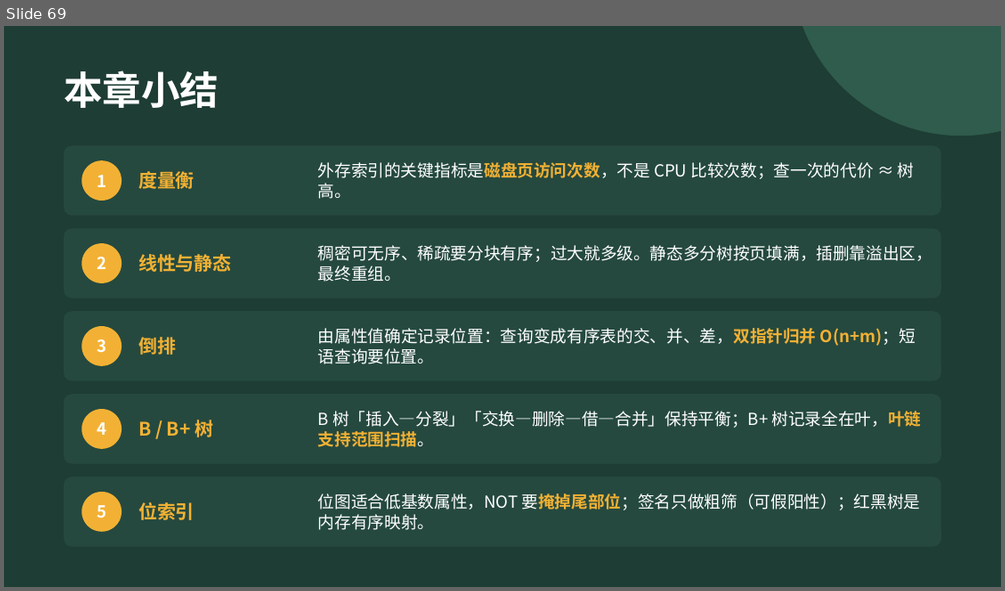
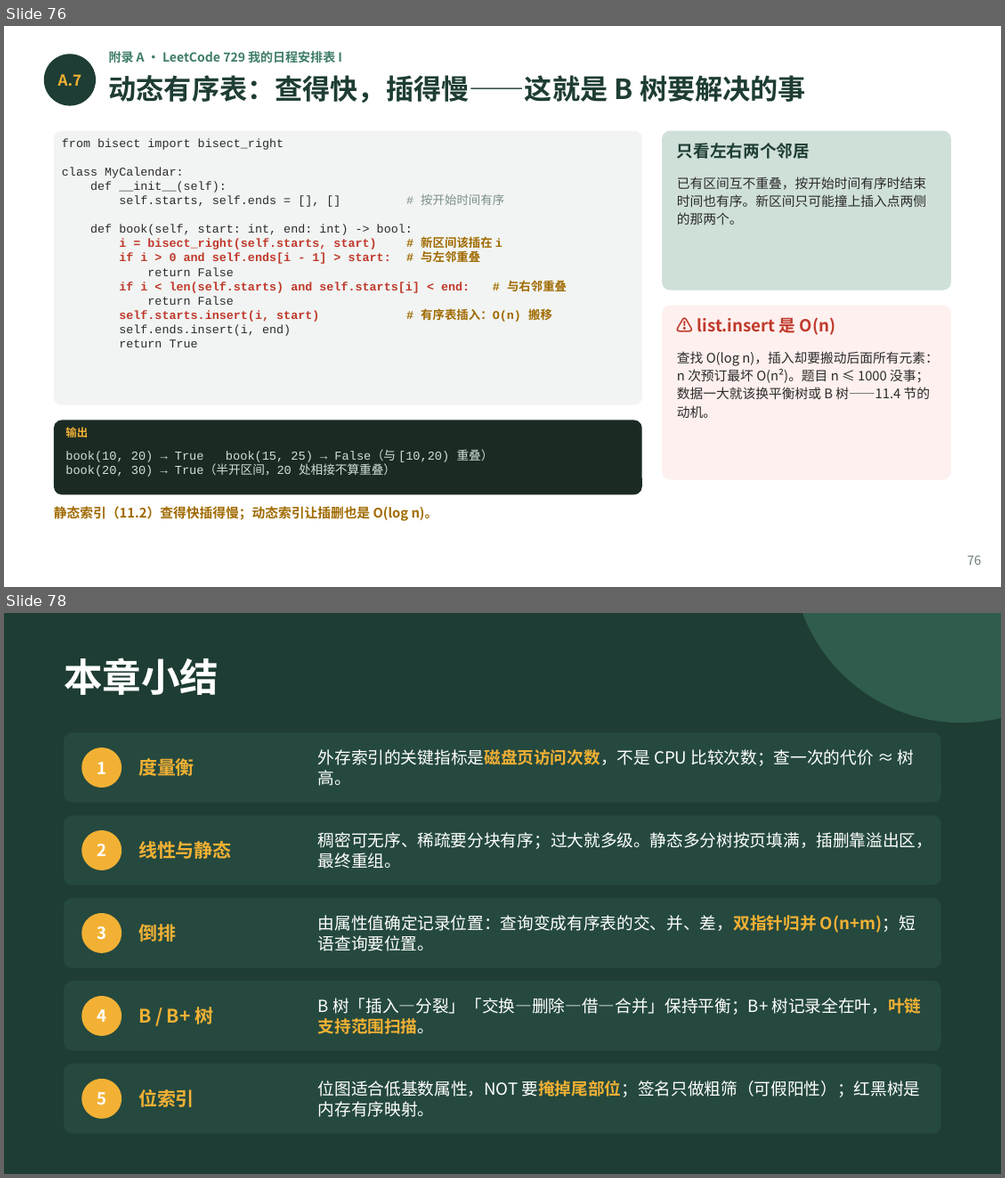
Before and after one commit to GMyhf/2026fall-cs201, a slide deck: courseware/202609_DSA_11_Index.pptx. Shown one above the other, each under a label of ours: slide 69 before the commit, slides 76 and 78 after it; the slides between them are not shown. The pictures are 1005x591 and 1005x1178 pixels, drawn with LibreOffice and Linux fonts; fonts in the diff are those of the drawing. Boxes give left, top, right and bottom in pixels: in the first picture for what was removed or moved away, otherwise in the second. Text is boxed around its words. In the diff, an @@ line names an element or a change of style, - is before the commit and + after.

```diff
--- a/courseware/202609_DSA_11_Index.pptx
+++ b/courseware/202609_DSA_11_Index.pptx
@@ slide 76 added at bbox=[4, 26, 1001, 587], background #FFFFFF @@
@@ text added at bbox=[109, 50, 342, 66], 9 pt, text #3E7C68, bold @@
+附录 A · LeetCode 729 我的日程安排表 I
@@ ellipse added at bbox=[44, 54, 96, 106], fill #1E3D34 @@
@@ text added at bbox=[58, 74, 82, 86], 11 pt, text #F2B134, bold @@
+A.7
@@ text added at bbox=[109, 75, 806, 103], 20 pt, text #1E3D34, bold @@
+动态有序表：查得快，插得慢——这就是 B 树要解决的事
@@ rounded rectangle added at bbox=[54, 131, 642, 405], fill #F1F4F2 @@
@@ rounded rectangle added at bbox=[662, 131, 951, 290], fill #CFE0D8 @@
@@ text added at bbox=[62, 138, 566, 347], 8.6 pt, text #2B2B2B @@
+from bisect import bisect_right
+class MyCalendar:
+def __init__(self):
+self.starts, self.ends = [], [] # 按开始时间有序
+def book(self, start: int, end: int) -> bool:
+i = bisect_right(self.starts, start) # 新区间该插在 i
+if i > 0 and self.ends[i - 1] > start: # 与左邻重叠
+return False
+if i < len(self.starts) and self.starts[i] < end: # 与右邻重叠
+return False
+self.starts.insert(i, start) # 有序表插入：O(n) 搬移
+self.ends.insert(i, end)
+return True
@@ text added at bbox=[677, 143, 809, 159], 12 pt, text #1E3D34, bold @@
+只看左右两个邻居
@@ text added at bbox=[677, 176, 926, 224], 9.5 pt, text #2B2B2B @@
+已有区间互不重叠，按开始时间有序时结束时间也有序。新区间只可能撞上插入点两侧的那两个。
@@ rounded rectangle added at bbox=[662, 305, 951, 480], fill #FDF0EE @@
@@ text added at bbox=[697, 317, 835, 335], 12 pt, text #C0392B, bold @@
+⚠ list.insert 是 O(n)
@@ text added at bbox=[677, 351, 938, 418], 9.5 pt, text #2B2B2B @@
+查找 O(log n)，插入却要搬动后面所有元素：n 次预订最坏 O(n²)。题目 n ≤ 1000 没事；数据一大就该换平衡树或 B 树——11.4 节的动机。
@@ rounded rectangle added at bbox=[54, 419, 642, 494], fill #1B2B24 @@
@@ text added at bbox=[65, 426, 88, 437], 8 pt, text #F2B134, bold @@
+输出
@@ text added at bbox=[65, 449, 494, 476], 8.8 pt, text #CFE0D8 @@
+book(10, 20) → True book(15, 25) → False（与 [10,20) 重叠）
+book(20, 30) → True（半开区间，20 处相接不算重叠）
@@ text added at bbox=[54, 506, 438, 521], 9.5 pt, text #A06A00, bold @@
+静态索引（11.2）查得快插得慢；动态索引让插删也是 O(log n)。
@@ text added at bbox=[967, 555, 981, 564], 9 pt, text #6B7B74 @@
+76
@@ what was slide 69 is now slide 78 @@
```
Also in this commit, not shown: 2 slides changed, 8 other slides added, 2 other files.
